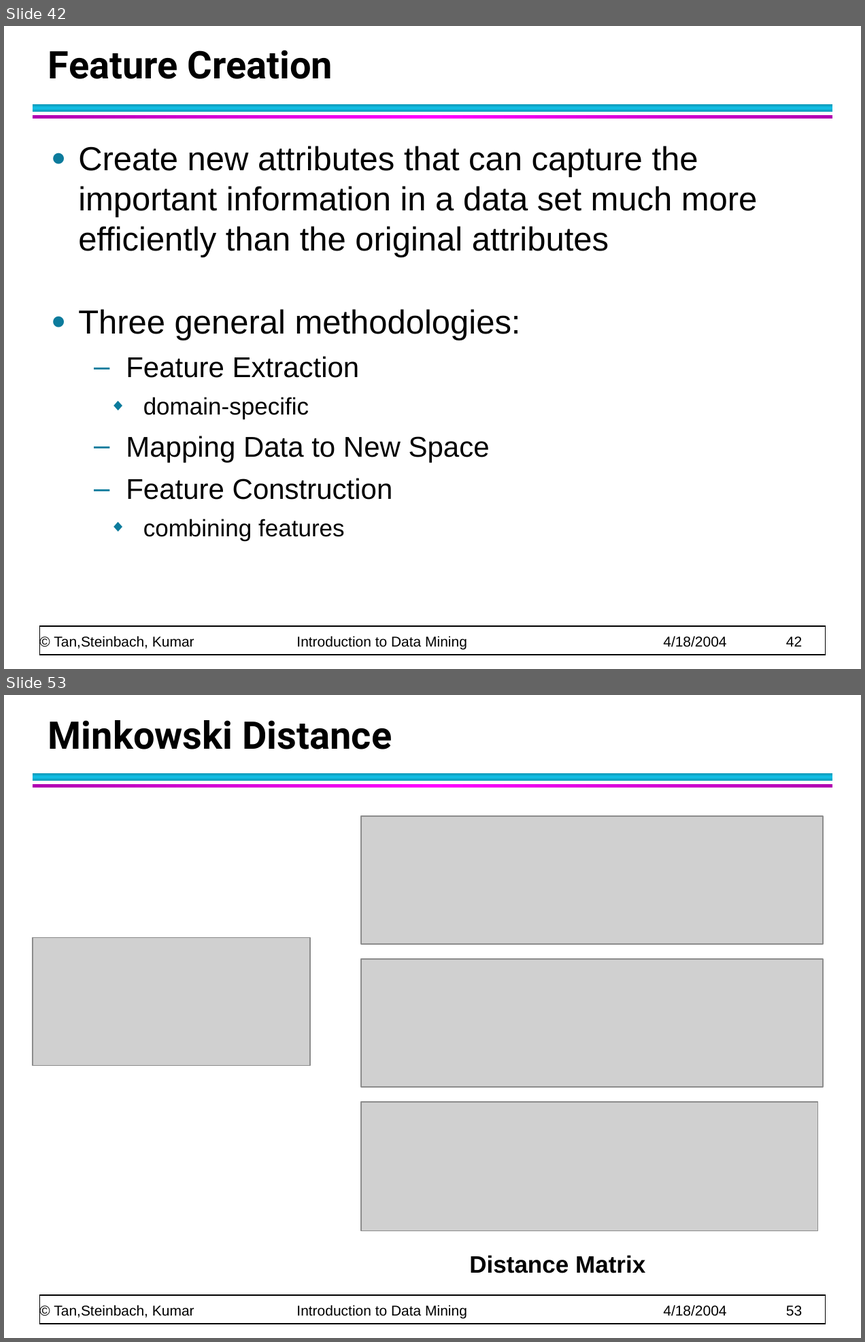
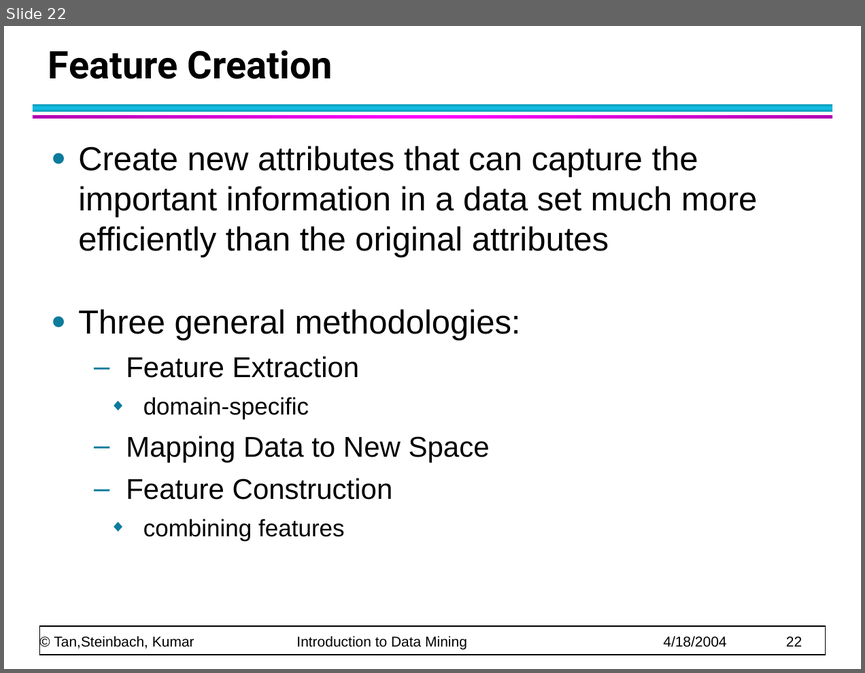
Before and after one commit to CMPT300/CMPT300.github.io, a slide deck: handouts/data/chap2_data_2.ppt. Shown one above the other, each under a label of ours: slides 42 and 53 before the commit, slide 22 after it; the slides between them are not shown. The pictures are 865x1342 and 865x673 pixels, drawn with LibreOffice and Linux fonts; fonts in the diff are those of the drawing; grey boxes stand for pictures. Boxes give left, top, right and bottom in pixels: in the first picture for what was removed or moved away, otherwise in the second. Text is boxed around its words. In the diff, an @@ line names an element or a change of style, - is before the commit and + after.

```diff
--- a/handouts/data/chap2_data_2.ppt
+++ b/handouts/data/chap2_data_2.ppt
@@ slide 53 removed at (4, 695, 861, 1338), background #FFFFFF; not listed: 4 template elements that a slide beside it also shows @@
@@ title removed at (48, 720, 392, 749) @@
-Minkowski Distance
@@ picture removed at (361, 816, 823, 943) @@
@@ picture removed at (33, 938, 310, 1065) @@
@@ picture removed at (361, 959, 823, 1087) @@
@@ picture removed at (361, 1102, 818, 1231) @@
@@ text removed at (469, 1255, 645, 1273) @@
-Distance Matrix
@@ what was slide 42 is now slide 22 @@
@@ text at (54, 635, 802, 650): text changed @@
-© Tan,Steinbach, Kumar Introduction to Data Mining 4/18/2004 42
+© Tan,Steinbach, Kumar Introduction to Data Mining 4/18/2004 22
```
Also in this commit, not shown: 11 other slides changed, 10 slides added, 55 other slides removed, 2 other files.
